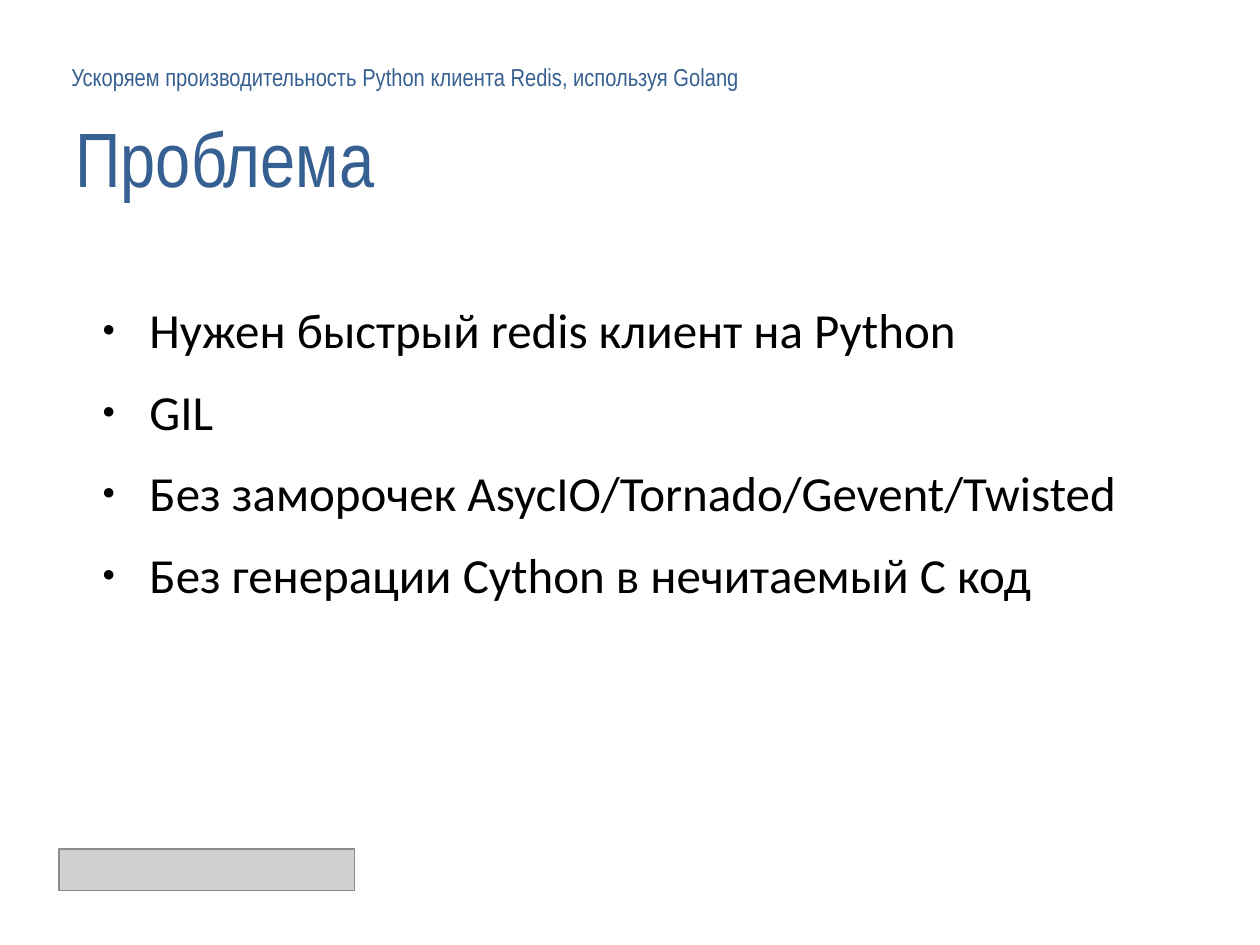
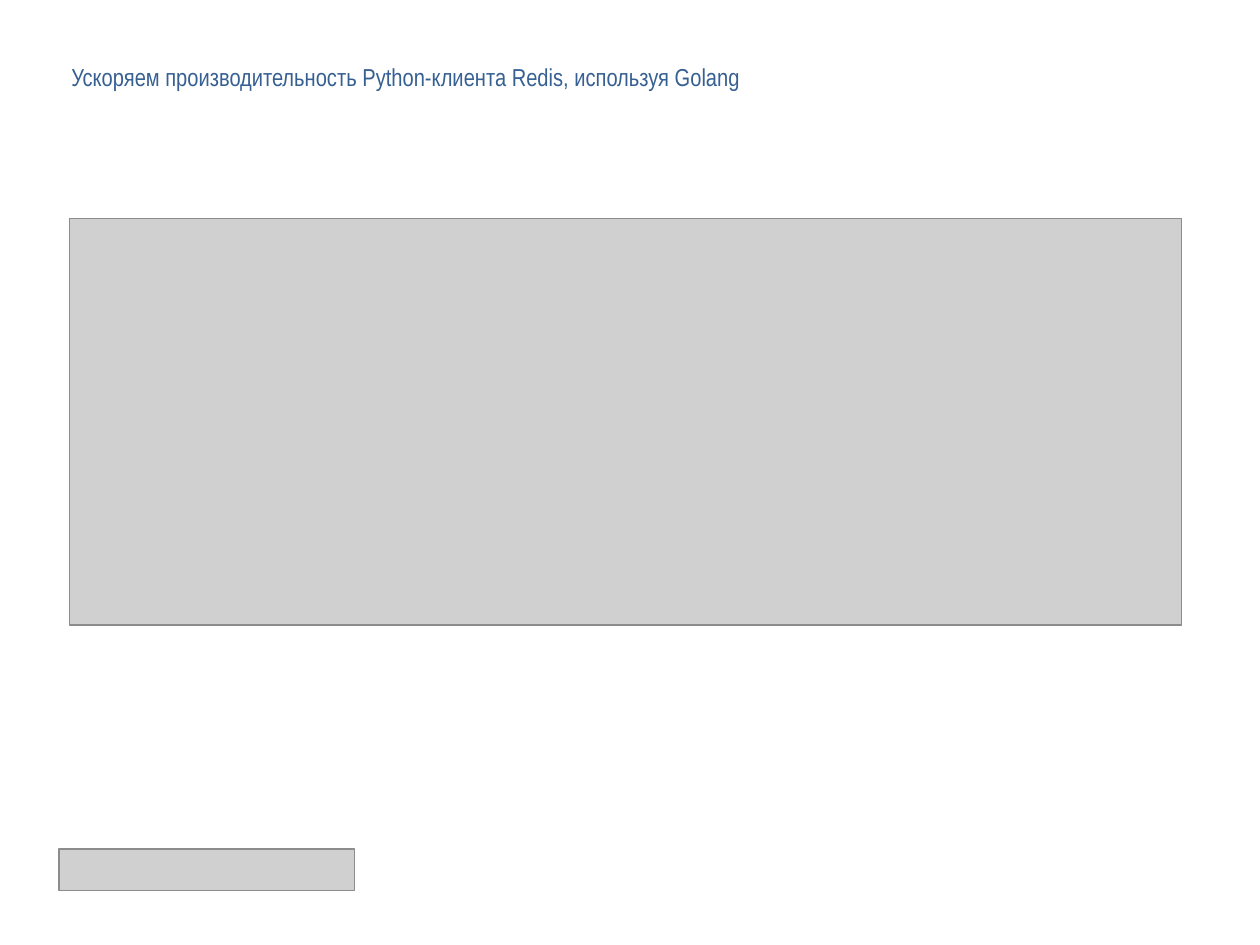
Before and after one commit to deslum/gopipe, a slide deck: slide 8 of presentation.pptx (slide 3 before the commit). Drawn at 1260x945 pixels with LibreOffice and Linux fonts; fonts in the diff are those of the drawing; grey boxes stand for pictures; background and template pictures are left out. Boxes give left, top, right and bottom in pixels: in the first picture for what was removed or moved away, otherwise in the second. Text is boxed around its words. In the diff, an @@ line names an element or a change of style, - is before the commit and + after.

```diff
--- a/presentation.pptx
+++ b/presentation.pptx
@@ text in free at [71,68,740,91]: text changed @@
-Ускоряем производительность Python клиента Redis, используя Golang
+Ускоряем производительность Python-клиента Redis, используя Golang
@@ free removed at [63,98,1197,215] @@
-Проблема
@@ picture added at [69,218,1182,625] @@
@@ text removed at [149,314,1115,601] @@
-● Нужен быстрый redis клиент на Python
-● GIL
-● Без заморочек AsycIO/Tornado/Gevent/Twisted
-● Без генерации Cython в нечитаемый С код
```
Also in this commit, not shown: 19 other slides changed, 3 slides added, 1 slide removed, 4 other files.
